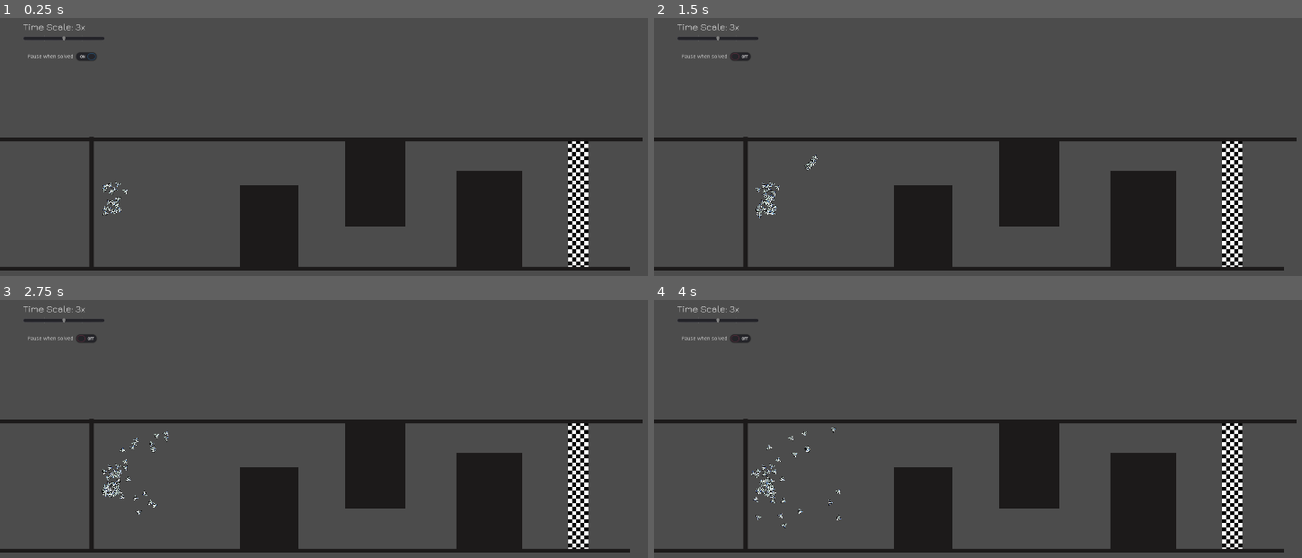
Above: before the commit, frames 1-4 (two rows, left to right).
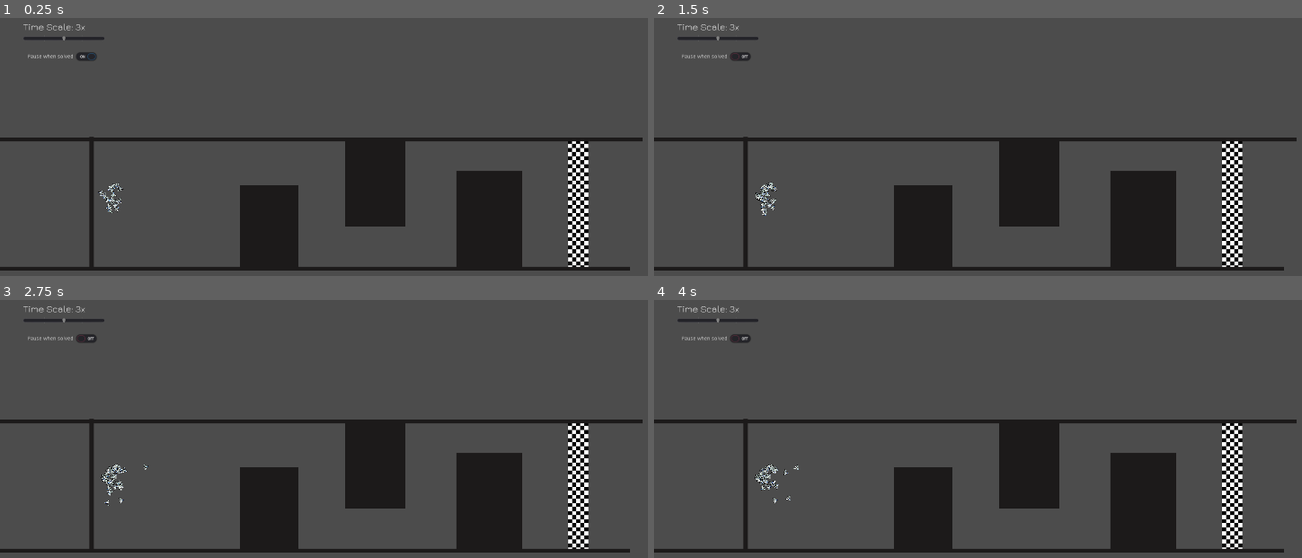
Above: after the commit, the same moments.

Repository: a0x77ry/plasmata
Game: Godot game, scene res://games/navigation-game/level-3-obstacles/level-3-obstacles.tscn
Same seed, same stepped clock (60 frames per second), same inputs: the game is played once before the commit and once after it. This scene is started directly instead of the project's main scene.
Inputs:
- Up to frame 1 (0.25 s): no input
- Up to frame 2 (1.5 s): click "Pause when solved" at 0.5 s; tap Enter (ui_accept) at 1.25 s
- Up to frame 3 (2.75 s): tap Enter (ui_accept) at 1.52, 2.27 s
- Up to frame 4 (4 s): tap Enter (ui_accept) at 3.77 s

The runs differ from the first frame. In frame 1, 0.2% of the frame differs, in the area x 15-20%, y 63-77%; in frame 2, 0.3%; in frame 3, 0.5%; in frame 4, 0.5%, in the area x 14-29%, y 49-89%.

Commit message:
Start making a loading function

Diff:
--- /dev/null
+++ b/games/navigation-game/level-4-obstacles/level-4-obstacles_lm.gd
@@ -0,0 +1,38 @@
+extends "res://scripts/nav-game.gd"
+
+func _enter_tree():
+  input_names = [
+    "rotation",
+    # "inverse_rotation",
+    # "time_since_birth",
+    # "pos_x",
+    # "pos_y",
+    "ray_f_distance",
+    "ray_f_up_right_distance",
+    "ray_f_down_right_distance",
+    "ray_left_distance",
+    "ray_right_distance",
+
+    # "rf_col_normal_angle",
+    # "rl_col_normal_angle",
+    # "rr_col_normal_angle",
+    # "rfu_col_normal_angle",
+    # "rfd_col_normal_angle",
+
+    "finish_distance",
+    "finish_angle",
+
+    "fitness",
+    # "go_right_input",
+    # "go_forward_input"
+  ]
+  output_names = [
+    "go_right",
+    "go_forward"
+  ]
+
+  is_loading_mode_enabled = true;
+
+
+# func _on_SpawnTimer_timeout():
+# 	generate_agent_population()
--- /dev/null
+++ b/games/navigation-game/level-4-obstacles/level-4-obstacles_lm.tscn
@@ -0,0 +1,358 @@
+[gd_scene load_steps=15 format=2]
+
+[ext_resource path="res://games/game.tscn" type="PackedScene" id=1]
+[ext_resource path="res://fonts/Jura-Light.ttf" type="DynamicFontData" id=2]
+[ext_resource path="res://wall.tscn" type="PackedScene" id=3]
+[ext_resource path="res://images/finish-line.png" type="Texture" id=4]
+[ext_resource path="res://games/navigation-game/level-4-obstacles/level-4-obstacles_lm.gd" type="Script" id=5]
+
+[sub_resource type="RectangleShape2D" id=7]
+resource_local_to_scene = true
+extents = Vector2( 21.5, 40 )
+
+[sub_resource type="RectangleShape2D" id=8]
+resource_local_to_scene = true
+extents = Vector2( 10, 169.5 )
+
+[sub_resource type="DynamicFont" id=1]
+resource_local_to_scene = true
+size = 28
+outline_size = 1
+outline_color = Color( 0.0117647, 0, 0, 1 )
+use_filter = true
+font_data = ExtResource( 2 )
+
+[sub_resource type="DynamicFont" id=2]
+size = 50
+outline_size = 1
+outline_color = Color( 0.0352941, 0, 0, 1 )
+font_data = ExtResource( 2 )
+
+[sub_resource type="DynamicFont" id=3]
+size = 25
+outline_size = 1
+outline_color = Color( 0.0352941, 0, 0, 1 )
+font_data = ExtResource( 2 )
+
+[sub_resource type="DynamicFont" id=4]
+size = 35
+outline_size = 1
+outline_color = Color( 0.0352941, 0, 0, 1 )
+font_data = ExtResource( 2 )
+
+[sub_resource type="StyleBoxFlat" id=5]
+bg_color = Color( 0.788235, 0.105882, 0.105882, 1 )
+border_width_left = 1
+border_width_top = 1
+border_width_right = 1
+border_width_bottom = 1
+border_color = Color( 0.027451, 0.0235294, 0.0235294, 1 )
+corner_radius_top_left = 2
+corner_radius_top_right = 2
+corner_radius_bottom_right = 2
+corner_radius_bottom_left = 2
+
+[sub_resource type="DynamicFont" id=6]
+size = 25
+font_data = ExtResource( 2 )
+
+[sub_resource type="Curve2D" id=9]
+resource_local_to_scene = true
+_data = {
+"points": PoolVector2Array( 0, 0, 0, 0, -54, 73, 0, 0, 0, 0, 47, 249, 0, 0, 0, 0, 121, 391, 0, 0, 0, 0, 337, 391, 0, 0, 0, 0, 372, 188, 0, 0, 0, 0, 575, 184, 0, 0, 0, 0, 649, 376, 0, 0, 0, 0, 858, 371, 0, 0, 0, 0, 933, 145, 0, 0, 0, 0, 1162, 147, 0, 0, 0, 0, 1284, 259 )
+}
+
+[node name="Game2" instance=ExtResource( 1 )]
+position = Vector2( 301, 232 )
+script = ExtResource( 5 )
+Agent = null
+
+[node name="SpawnTimer" type="Timer" parent="." index="0"]
+process_mode = 0
+wait_time = 10.0
+autostart = true
+
+[node name="Finish-line" type="Sprite" parent="." index="2"]
+position = Vector2( 1304, 263 )
+scale = Vector2( 0.55, 0.55 )
+texture = ExtResource( 4 )
+
+[node name="Walls" type="Node2D" parent="." index="3"]
+
+[node name="Wall" parent="Walls" index="0" instance=ExtResource( 3 )]
+position = Vector2( 477, 438 )
+rotation = 3.14159
+scale = Vector2( 59.7816, -0.802072 )
+
+[node name="Wall2" parent="Walls" index="1" instance=ExtResource( 3 )]
+position = Vector2( 511, 92 )
+rotation = 3.14159
+scale = Vector2( 59.7816, -0.802072 )
+
+[node name="Wall3" parent="Walls" index="2" instance=ExtResource( 3 )]
+position = Vector2( 481, 325 )
+rotation = 1.5708
+scale = Vector2( 6.88, 11.122 )
+
+[node name="Wall9" parent="Walls" index="3" instance=ExtResource( 3 )]
+position = Vector2( 219, 208 )
+rotation = 1.5708
+scale = Vector2( 6.98628, 10.4094 )
+
+[node name="Wall6" parent="Walls" index="4" instance=ExtResource( 3 )]
+position = Vector2( 753, 207 )
+rotation = 1.5708
+scale = Vector2( 7.44, 11.482 )
+
+[node name="Wall7" parent="Walls" index="5" instance=ExtResource( 3 )]
+position = Vector2( 1057, 309 )
+rotation = 1.5708
+scale = Vector2( 8.28, 12.602 )
+
+[node name="Wall5" parent="Walls" index="6" instance=ExtResource( 3 )]
+position = Vector2( 6, 264 )
+rotation = -1.57079
+scale = Vector2( 11, -0.802 )
+
+[node name="SpawningArea" type="Area2D" parent="." index="4"]
+position = Vector2( 49, 252 )
+__meta__ = {
+"_edit_group_": true
+}
+
+[node name="CollisionShape2D" type="CollisionShape2D" parent="SpawningArea" index="0"]
+shape = SubResource( 7 )
+disabled = true
+
+[node name="FinishLine" type="Area2D" parent="." index="5"]
+modulate = Color( 0.231373, 0.027451, 0.027451, 1 )
+position = Vector2( 1296, 304 )
+scale = Vector2( 2.04, 1 )
+collision_layer = 5
+__meta__ = {
+"_edit_group_": true
+}
+
+[node name="CollisionShape2D" type="CollisionShape2D" parent="FinishLine" index="0"]
+position = Vector2( 0, -37.5 )
+shape = SubResource( 8 )
+
+[node name="UI" parent="." index="6"]
+margin_left = -300.0
+margin_top = -132.0
+margin_right = -260.0
+margin_bottom = -92.0
+rect_pivot_offset = Vector2( -299, 20 )
+
+[node name="Countdown" type="HBoxContainer" parent="UI" index="1"]
+visible = false
+margin_left = 992.0
+margin_top = 470.0
+margin_right = 1238.0
+margin_bottom = 522.0
+
+[node name="TimeLeft" type="Label" parent="UI/Countdown" index="0"]
+margin_top = 8.0
+margin_right = 122.0
+margin_bottom = 43.0
+custom_fonts/font = SubResource( 1 )
+text = "Time left: "
+align = 1
+valign = 1
+
+[node name="Time" type="Label" parent="UI/Countdown" index="1"]
+margin_left = 126.0
+margin_top = 8.0
+margin_right = 158.0
+margin_bottom = 43.0
+custom_fonts/font = SubResource( 1 )
+text = "20"
+align = 1
+valign = 1
+
+[node name="Statistics" type="VBoxContainer" parent="UI" index="2"]
+visible = false
+margin_left = 41.0
+margin_top = 472.0
+margin_right = 310.0
+margin_bottom = 688.0
+
+[node name="GenCounter" type="HBoxContainer" parent="UI/Statistics" index="0"]
+margin_right = 269.0
+margin_bottom = 35.0
+
+[node name="Generation" type="Label" parent="UI/Statistics/GenCounter" index="0"]
+margin_right = 156.0
+margin_bottom = 35.0
+custom_fonts/font = SubResource( 1 )
+text = "Generation: "
+align = 1
+valign = 1
+
+[node name="GenNumber" type="Label" parent="UI/Statistics/GenCounter" index="1"]
+margin_left = 160.0
+margin_right = 176.0
+margin_bottom = 35.0
+custom_fonts/font = SubResource( 1 )
+text = "0"
+align = 1
+valign = 1
+
+[node name="Genomes" type="HBoxContainer" parent="UI/Statistics" index="1"]
+margin_top = 39.0
+margin_right = 269.0
+margin_bottom = 74.0
+
+[node name="GenomesText" type="Label" parent="UI/Statistics/Genomes" index="0"]
+margin_right = 136.0
+margin_bottom = 35.0
+custom_fonts/font = SubResource( 1 )
+text = "Genomes: "
+align = 1
+valign = 1
+
+[node name="GenomesNumber" type="Label" parent="UI/Statistics/Genomes" index="1"]
+margin_left = 140.0
+margin_right = 169.0
+margin_bottom = 35.0
+custom_fonts/font = SubResource( 1 )
+text = "70"
+align = 1
+valign = 1
+
+[node name="SolvedMessage" type="Control" parent="UI" index="3"]
+visible = false
+margin_right = 40.0
+margin_bottom = 40.0
+
+[node name="HBox" type="HBoxContainer" parent="UI/SolvedMessage" index="0"]
+margin_left = 16.0
+margin_top = -92.0
+margin_right = 1915.0
+margin_bottom = 79.0
+custom_constants/separation = 40
+alignment = 1
+
+[node name="SolvedMessage" type="HBoxContainer" parent="UI/SolvedMessage/HBox" index="0"]
+margin_left = 727.0
+margin_right = 899.0
+margin_bottom = 171.0
+alignment = 2
+
+[node name="Solved" type="Label" parent="UI/SolvedMessage/HBox/SolvedMessage" index="0"]
+margin_top = 55.0
+margin_right = 172.0
+margin_bottom = 115.0
+custom_colors/font_color = Color( 0.843137, 0.772549, 0.764706, 1 )
+custom_fonts/font = SubResource( 2 )
+text = "Solved!"
+
+[node name="BestTime" type="VBoxContainer" parent="UI/SolvedMessage/HBox" index="1"]
+margin_left = 939.0
+margin_right = 1052.0
+margin_bottom = 171.0
+alignment = 1
+
+[node name="BestTime" type="Label" parent="UI/SolvedMessage/HBox/BestTime" index="0"]
+margin_top = 47.0
+margin_right = 113.0
+margin_bottom = 78.0
+custom_colors/font_color = Color( 0.843137, 0.772549, 0.764706, 1 )
+custom_fonts/font = SubResource( 3 )
+text = "Best time:"
+
+[node name="HBox" type="HBoxContainer" parent="UI/SolvedMessage/HBox/BestTime" index="1"]
+margin_top = 82.0
+margin_right = 113.0
+margin_bottom = 124.0
+
+[node name="Time" type="Label" parent="UI/SolvedMessage/HBox/BestTime/HBox" index="0"]
+margin_right = 79.0
+margin_bottom = 42.0
+custom_colors/font_color = Color( 0.843137, 0.772549, 0.764706, 1 )
+custom_fonts/font = SubResource( 4 )
+text = "15.22"
+
+[node name="WinningColor" type="Panel" parent="UI/SolvedMessage/HBox/BestTime/HBox" index="1"]
+margin_left = 83.0
+margin_right = 113.0
+margin_bottom = 42.0
+size_flags_horizontal = 3
+size_flags_vertical = 3
+custom_styles/panel = SubResource( 5 )
+
+[node name="BAACT" type="VBoxContainer" parent="UI/SolvedMessage/HBox" index="2"]
+margin_left = 1092.0
+margin_right = 1172.0
+margin_bottom = 171.0
+alignment = 1
+
+[node name="BAACTLabel" type="Label" parent="UI/SolvedMessage/HBox/BAACT" index="0"]
+margin_top = 47.0
+margin_right = 80.0
+margin_bottom = 78.0
+custom_colors/font_color = Color( 0.843137, 0.772549, 0.764706, 1 )
+custom_fonts/font = SubResource( 3 )
+text = "BAACT:"
+
+[node name="HBox" type="HBoxContainer" parent="UI/SolvedMessage/HBox/BAACT" index="1"]
+margin_top = 82.0
+margin_right = 80.0
+margin_bottom = 124.0
+
+[node name="CompletionTimes" type="Label" parent="UI/SolvedMessage/HBox/BAACT/HBox" index="0"]
+margin_right = 21.0
+margin_bottom = 42.0
+custom_colors/font_color = Color( 0.843137, 0.772549, 0.764706, 1 )
+custom_fonts/font = SubResource( 4 )
+text = "0"
+
+[node name="TimeScale" type="VBoxContainer" parent="UI" index="4"]
+margin_left = 63.0
+margin_top = -82.0
+margin_right = 281.0
+margin_bottom = 13.0
+custom_constants/separation = 8
+alignment = 1
+
+[node name="TimeScaleLabel" type="Label" parent="UI/TimeScale" index="0"]
+margin_top = 20.0
+margin_right = 218.0
+margin_bottom = 51.0
+custom_fonts/font = SubResource( 6 )
+text = "Time Scale: 1x"
+valign = 1
+
+[node name="FFSlider" type="HSlider" parent="UI/TimeScale" index="1"]
+margin_top = 59.0
+margin_right = 218.0
+margin_bottom = 75.0
+min_value = 1.0
+max_value = 5.0
+value = 3.0
+tick_count = 5
+ticks_on_borders = true
+
+[node name="PauseWhenSolved" type="HBoxContainer" parent="UI" index="5"]
+margin_left = 38.0
+margin_top = 14.0
+margin_right = 302.0
+margin_bottom = 54.0
+alignment = 1
+
+[node name="CheckButton" type="CheckButton" parent="UI/PauseWhenSolved" index="0"]
+margin_left = 31.0
+margin_right = 233.0
+margin_bottom = 40.0
+focus_mode = 0
+pressed = true
+enabled_focus_mode = 0
+text = "Pause when solved"
+
+[node name="Path2D" type="Path2D" parent="." index="7"]
+curve = SubResource( 9 )
+
+[connection signal="timeout" from="SpawnTimer" to="." method="_on_SpawnTimer_timeout"]
+[connection signal="body_entered" from="FinishLine" to="." method="_on_FinishLine_body_entered"]
+[connection signal="value_changed" from="UI/TimeScale/FFSlider" to="." method="_on_FFSlider_value_changed"]
+[connection signal="toggled" from="UI/PauseWhenSolved/CheckButton" to="." method="_on_CheckButton_toggled"]
--- a/scripts/game.gd
+++ b/scripts/game.gd
@@ -14,14 +14,12 @@
 
 var population
 var number_of_agents
-# var agents = []
 var agents_alive = []
 var is_game_paused := false
-
 var input_names = []
 var output_names = []
-
 var sorted_agents = []
+var is_loading_mode_enabled := false
 
 
 func _process(_delta):
@@ -38,8 +36,12 @@
   var starting_gen = 0
   if population != null:
     starting_gen = population.generation
-  population = Population.new([], input_names, output_names,
-      starting_gen, initial_population)
+  if !is_loading_mode_enabled:
+    population = Population.new([], input_names, output_names,
+        starting_gen, initial_population)
+  else:
+    population = Population.new([], input_names, output_names,
+        starting_gen, initial_population, true)
   number_of_agents = population.population_stream
   generate_agent_population(initial_population)
 
@@ -49,6 +51,16 @@
   save_game.open("user://{name}.save".format({"name": name}), File.WRITE)
   save_game.store_line(to_json(genome_dict))
   save_game.close()
+
+
+func load_agent(name) -> Dictionary:
+  var saved_agent = File.new()
+  var filepath = "user://{name}.save".format({"name": name})
+  assert(saved_agent.file_exists(filepath))
+  saved_agent.open(filepath, File.READ)
+  var saved_agent_dict = parse_json(saved_agent.get_line())
+  saved_agent.close()
+  return saved_agent_dict
 
 
 func restart_population():
--- a/scripts/genome.gd
+++ b/scripts/genome.gd
@@ -75,6 +75,33 @@
       "links": dict_links
   }
   return dict
+
+
+static func from_dict(agent_dict):
+  var new_input_nodes = []
+  var new_hidden_nodes = []
+  var new_output_nodes = []
+  var new_links = []
+
+  for dict_in in agent_dict["input_nodes"]:
+    var input_node = InputNode.new(dict_in["inno_num"], dict_in["name"],
+        dict_in["outgoing_link_inno_nums"])
+    new_input_nodes.append(input_node)
+  for dict_hid in agent_dict["hidden_nodes"]:
+    var hidden_node = HiddenNode.new(dict_hid["inno_num"], dict_hid["name"],
+        dict_hid["incoming_link_inno_nums"], dict_hid["outgoing_link_inno_nums"])
+    new_hidden_nodes.append(hidden_node)
+  for dict_out in agent_dict["output_nodes"]:
+    var output_node = OutputNode.new(dict_out["inno_num"], dict_out["name"],
+        dict_out["incoming_link_inno_nums"])
+    new_output_nodes.append(output_node)
+  for dict_link in agent_dict["links"]:
+    var link = Link.new(dict_link["inno_num"], dict_link["weight"],
+        dict_link["source_inno_num"], dict_link["target_inno_num"],
+        dict_link["is_enabled"])
+    new_links.append(link)
+
+    #TODO: Generate a new Genome instance
 
 
 func disolve_genome():
--- a/scripts/nav-game.gd
+++ b/scripts/nav-game.gd
@@ -43,23 +43,26 @@
       [self], fa_collision_mask, true, true)
 
 
+func get_initial_pos() -> Vector2:
+  var area_extents = spawning_area.get_node("CollisionShape2D").shape.extents
+  var pos_x = rand_range(spawning_area.get_position().x - area_extents.x,
+      spawning_area.get_position().x + area_extents.x)
+  var pos_y = rand_range(spawning_area.get_position().y - area_extents.y,
+      spawning_area.get_position().y + area_extents.y)
+  return Vector2(pos_x, pos_y)
+
 func generate_agent_population(agent_pop = population_stream):
   var agents = []
   var agent: Node2D
-  var area_extents = spawning_area.get_node("CollisionShape2D").shape.extents
+  # var area_extents = spawning_area.get_node("CollisionShape2D").shape.extents
   for i in agent_pop:
     if agent_population < ceil(Main.AGENT_LIMIT / 3.0):
       agent = Agent.instance()
       # Set the initial position and rotation of the agent
-      var pos_x = rand_range(spawning_area.get_position().x - area_extents.x,
-          spawning_area.get_position().x + area_extents.x)
-      var pos_y = rand_range(spawning_area.get_position().y - area_extents.y,
-          spawning_area.get_position().y + area_extents.y)
-      agent.set_position(Vector2(pos_x, pos_y))
+      agent.position = get_initial_pos()
       agent.rotation = rand_range(-PI, PI)
 
       agent.population = population
-      # agent.timer = timer
       agent.nn_activated_inputs = input_names.duplicate()
       assert(population.genomes[i] != null)
       # agent.set_genome(population.genomes[i])
@@ -80,6 +83,18 @@
       # agents_node.add_child(agent)
       agents_node.call_deferred("add_child", agent)
       # agents_node.add_child(agent)
+
+
+func generate_from_save():
+  var agent = Agent.instance()
+  agent.position = get_initial_pos()
+  agent.rotation = Vector2(0, 0)
+  agent.population = population
+  agent.nn_activated_inputs = input_names.duplicate()
+  agent.game = self
+  agent.times_finished = 0
+  #TODO
+  # agent.genome = Genome.from_dict(game.load())
 
 
 func decrement_agent_population(num: int = 1) -> void:
--- a/scripts/population.gd
+++ b/scripts/population.gd
@@ -25,7 +25,9 @@
 
 
 func _init(_genomes=[], input_names=[], output_names=[],
-    _generation=0, _population_stream=0, _selection_rate=SELECTION_RATE):
+    _generation=0, _population_stream=0, _selection_rate=SELECTION_RATE, is_dummy:=false):
+  if is_dummy:
+    return
   genomes = _genomes.duplicate()
   selection_rate = _selection_rate
   population_stream = _population_stream
